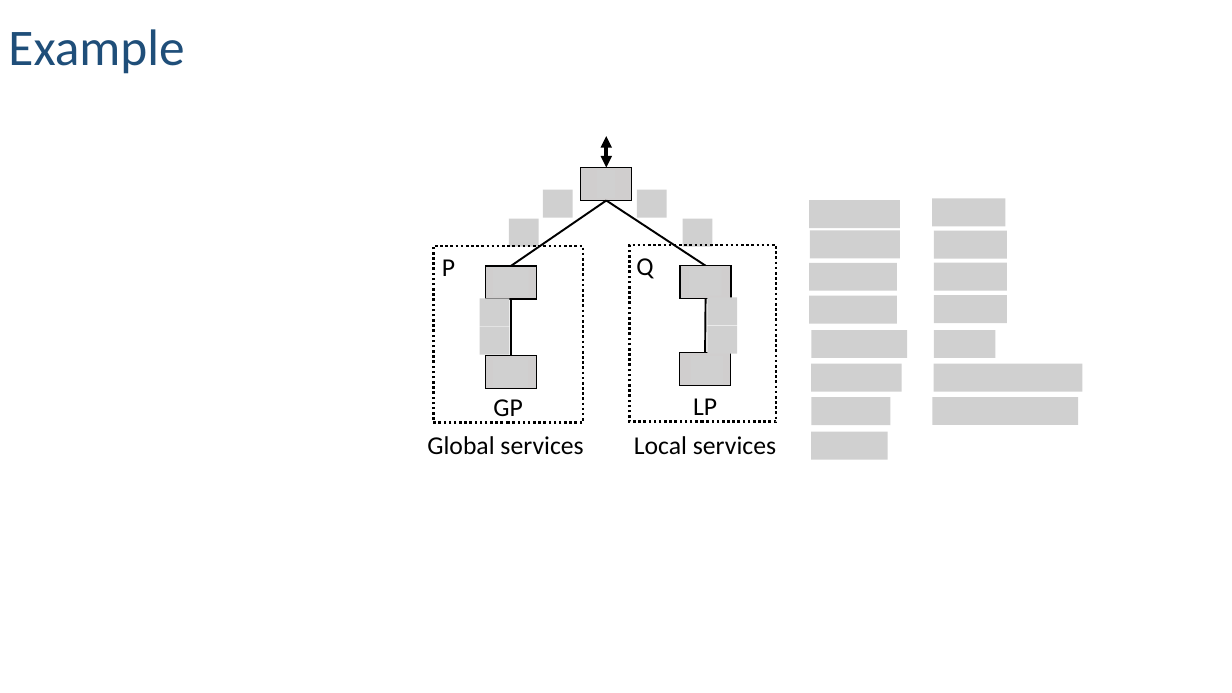
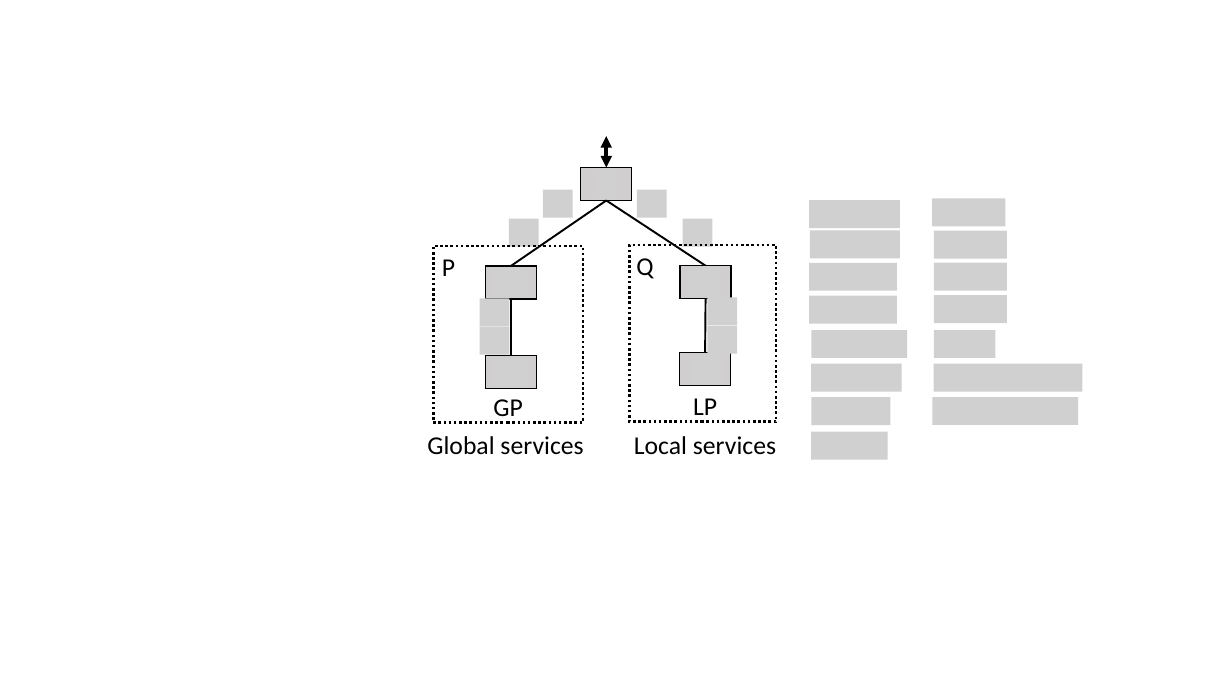
Before and after one commit to rabeckett/propane, a slide deck: slide 3 of paper/abstraction/figures/examples.pptx. Drawn at 1232x693 pixels with LibreOffice and Linux fonts; fonts in the diff are those of the drawing; grey boxes stand for pictures. Boxes give left, top, right and bottom in pixels: in the first picture for what was removed or moved away, otherwise in the second. Text is boxed around its words. In the diff, an @@ line names an element or a change of style, - is before the commit and + after.

```diff
--- a/paper/abstraction/figures/examples.pptx
+++ b/paper/abstraction/figures/examples.pptx
@@ text removed at [8,29,184,74] @@
-Example
```
Also in this commit, not shown: 2 slides added, 3 other files.
